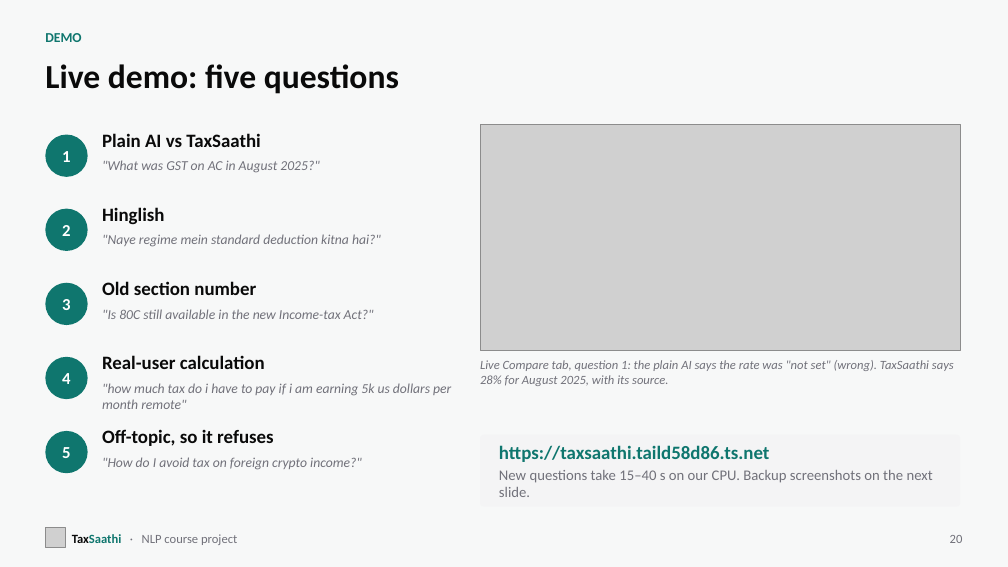
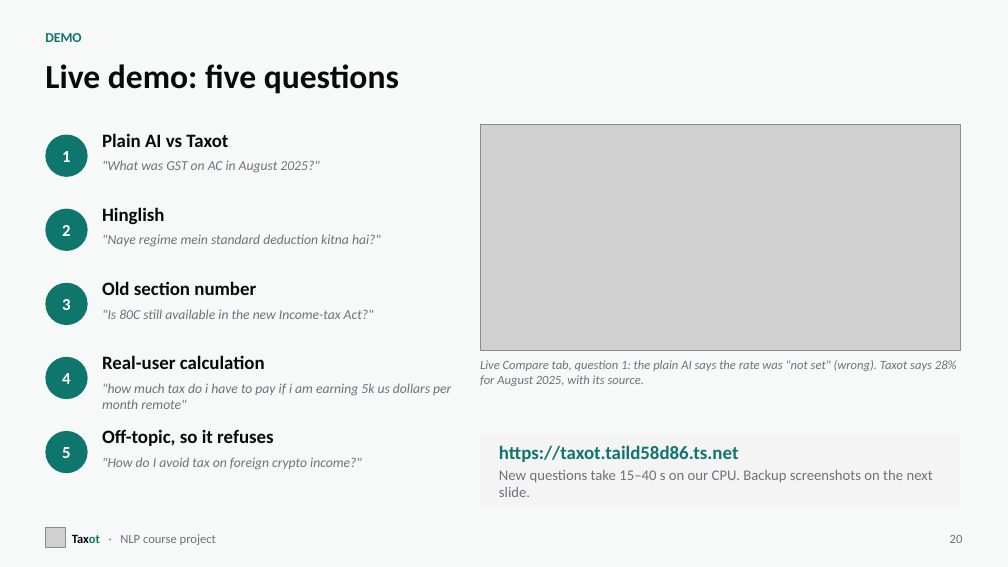
Before and after one commit to HulkInTherapy/taxsaathi, a slide deck: slide 20 of presentation/Taxot.pptx. Drawn at 1008x567 pixels with LibreOffice and Linux fonts; fonts in the diff are those of the drawing; grey boxes stand for pictures. Boxes give left, top, right and bottom in pixels: in the first picture for what was removed or moved away, otherwise in the second. Text is boxed around its words. In the diff, an @@ line names an element or a change of style, - is before the commit and + after.

Commit message:
Phase 9: deploy config, agent docs, report chapter and slides
- systemd unit and Dockerfile read keys from an env file; Docker health
  check and .dockerignore (never ships .env)
- README and demo cheat-sheet: Tasks tab workflows and expected results
- Report: M4 chapter (architecture, safety, evaluation, error analysis)
- Deck: four agent slides (workflows, scorecard, comparison, demo)
- Evals default to --workers 1

```diff
--- a/presentation/Taxot.pptx
+++ b/presentation/Taxot.pptx
@@ text at [102,133,228,147]: text changed @@
-Plain AI vs TaxSaathi
+Plain AI vs Taxot
@@ text at [480,360,957,386]: text changed @@
-Live Compare tab, question 1: the plain AI says the rate was "not set" (wrong). TaxSaathi says 28% for August 2025, with its source.
+Live Compare tab, question 1: the plain AI says the rate was "not set" (wrong). Taxot says 28% for August 2025, with its source.
@@ text at [499,445,739,462]: text changed @@
-https://taxsaathi.taild58d86.ts.net
+https://taxot.taild58d86.ts.net
@@ text at [72,534,216,545]: text changed @@
-TaxSaathi · NLP course project
+Taxot · NLP course project
```
Also in this commit, not shown: 22 other slides changed, 4 slides added, 10 other files.
